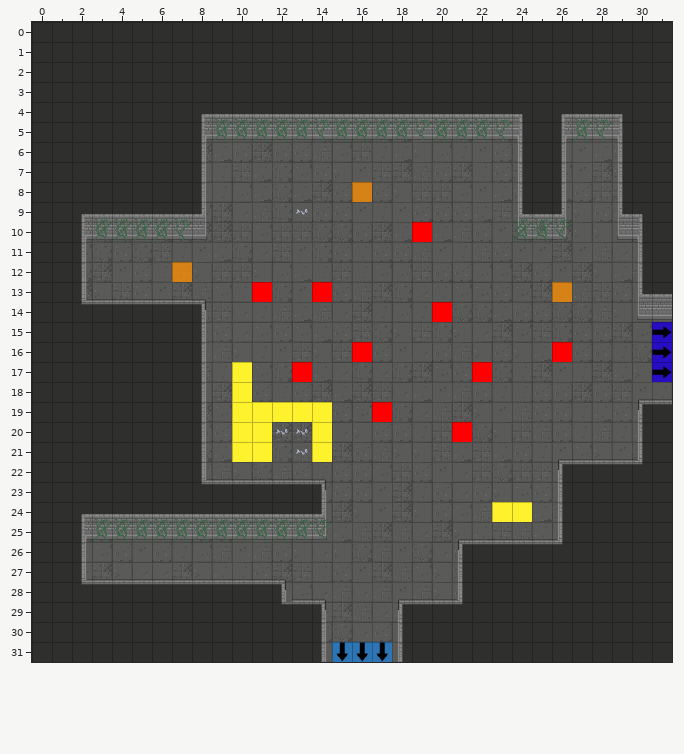
One commit to this Tiled map: GrupaTNT/Assets/Resources/RoomData/ROOM_2_SE_3.tmx. The picture above is the old version.
Cells are 32x32 px. Shown: x 0..31, y 0..31.
Now the later version:
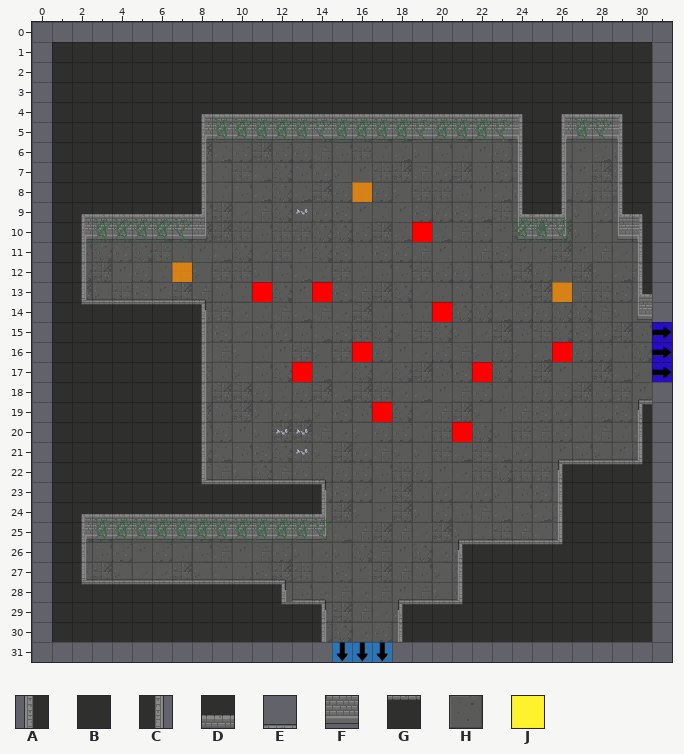
Key: from "Dungeon_Tileset_2": A 16, B 17, C 18, D 33, E 36, F 49, G 52, H 88; from "flags": J 9.
_ is an empty cell.
Changes in this commit:
Layer "Floor":
The edit erases the tile that lay hidden in row 0 at x 14 to 18; in rows 14 to 18 at x 0.
The edit erases tile H in row 14 at x 31; in row 18 at x 31; in row 31 at x 14 and 18.
Layer "Walls":
The edit erases tile A in row 31 at x 18.
The edit erases tile B in row 0 at x 0 to 31; in rows 1 to 12 at x 0 and 31; in rows 13 to 19 at x 0; in rows 20 to 30 at x 0 and 31; in row 31 at x 0 to 13 and 19 to 31.
The edit erases tile C in row 31 at x 14.
The edit erases tile D in row 13 at x 31.
The edit erases tile E in row 18 at x 31.
The edit erases tile F in row 14 at x 31.
The edit erases tile G in row 19 at x 31.
Layer "Flags":
The edit erases tile J in rows 17 to 18 at x 10; in row 19 at x 10 to 14; in rows 20 to 21 at x 10 to 11 and 14; in row 24 at x 23 to 24.
